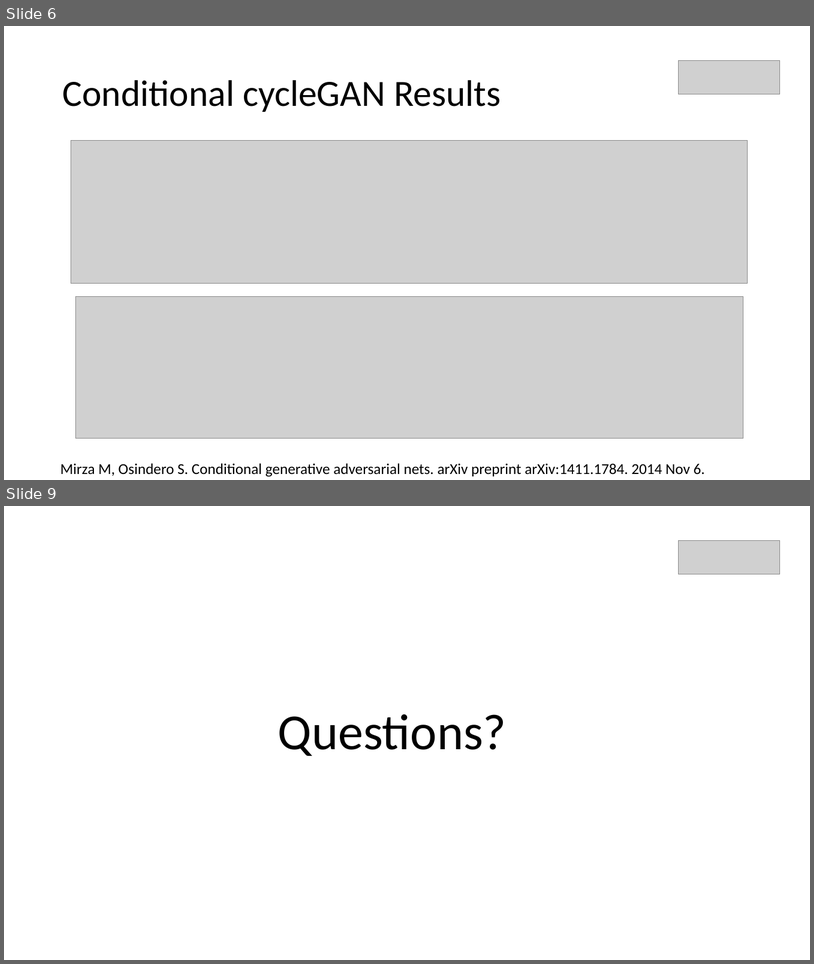
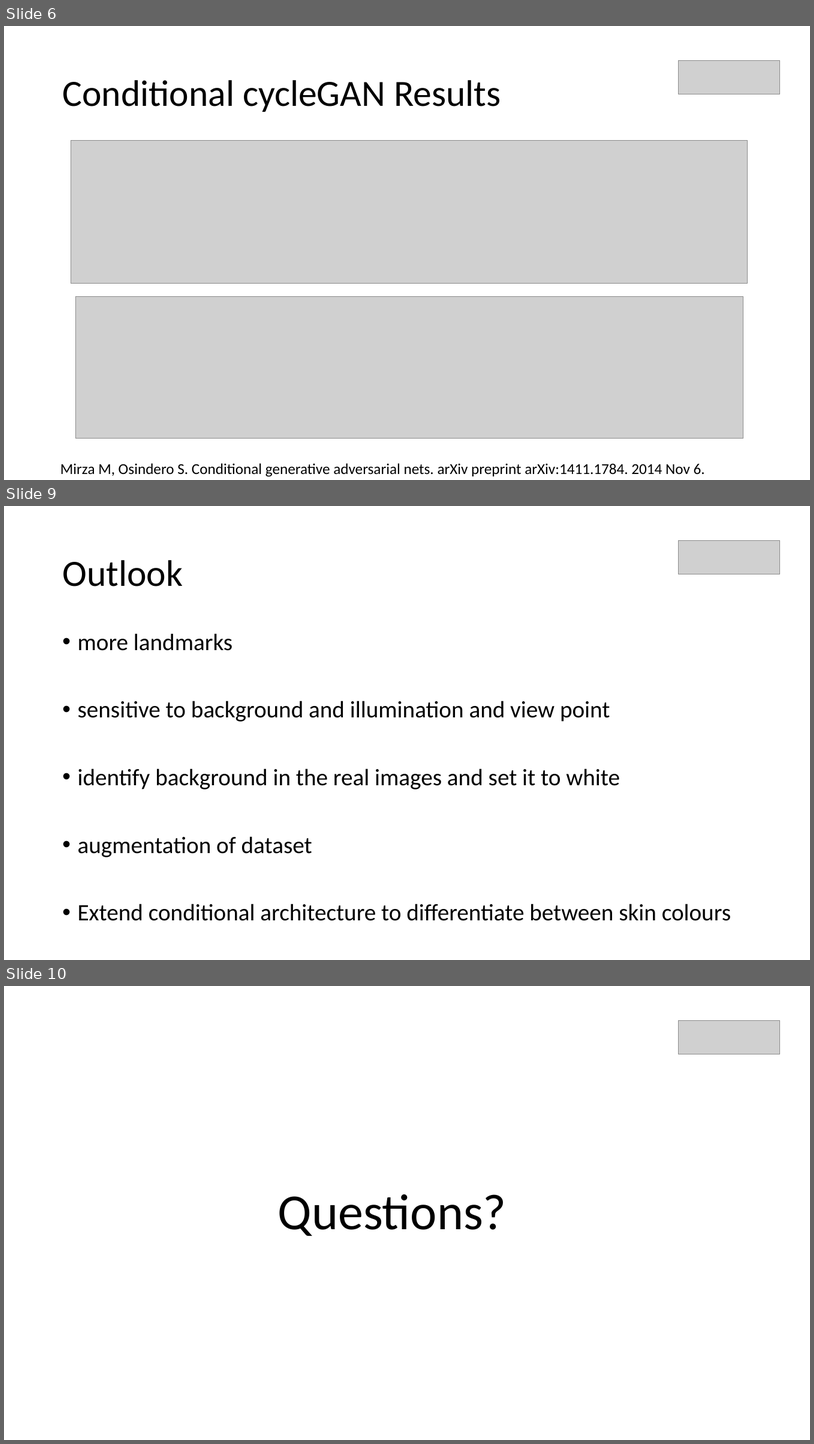
Before and after one commit to fs2019-atml/face-to-cartoon, a slide deck: Presentation_FaceToCartoon.pptx. Shown one above the other, each under a label of ours: slides 6 and 9 before the commit, slides 6, 9 and 10 after it; the slides between them are not shown. The pictures are 814x964 and 814x1444 pixels, drawn with LibreOffice and Linux fonts; fonts in the diff are those of the drawing; grey boxes stand for pictures. Boxes give left, top, right and bottom in pixels: in the first picture for what was removed or moved away, otherwise in the second. Text is boxed around its words. In the diff, an @@ line names an element or a change of style, - is before the commit and + after.

Commit message:
added conclusion and outlook

```diff
--- a/Presentation_FaceToCartoon.pptx
+++ b/Presentation_FaceToCartoon.pptx
@@ slide 9 added at (4, 506, 810, 960), background #FFFFFF @@
@@ picture added at (679, 540, 781, 574) @@
@@ title added at (62, 560, 183, 586), 44 pt, text #000000 @@
+Outlook
@@ text added at (78, 633, 731, 921), 28 pt, text #000000 @@
+• more landmarks
+• sensitive to background and illumination and view point
+• identify background in the real images and set it to white
+• augmentation of dataset
+• Extend conditional architecture to differentiate between skin colours
@@ what was slide 9 is now slide 10 @@
```
Also in this commit, not shown: 1 slide changed, 1 other slide added, 1 slide removed.
